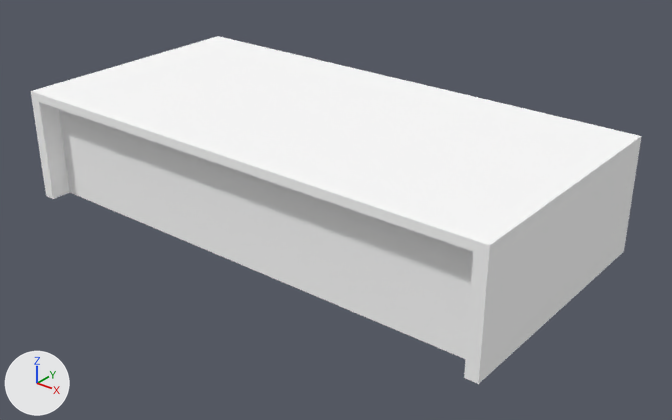
One commit to the glTF model public/3d/item/model__item__room.ofs_3648_0/3648kg_case_15.gltf: the scene before it, then after it.
Camera for both pictures: a 50 mm camera at (2.03, -2.42, 1.58) aimed at (0.1, -0.01, 0.08). The axes (+X, +Y, +Z) are drawn at lower left. The lights are the same throughout. The first picture is the older version.

Objects in the first picture: '3648kg_case_15'.
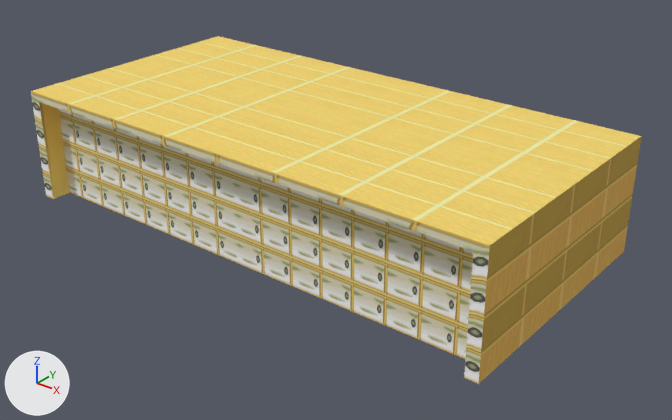
Where the change shows, as pixel boxes (x1, y1, x2, y2) in the pictures (672 x 420 px):
'3648kg_case_15', surface changed (white to yellow): (31, 36, 641, 384) in both

What the commit changed:
Picture 'case_15_2' (img_case_15_2) is new.
Picture 'case_15_0' (img_case_15_0) is new.
Picture 'case_15_1' (img_case_15_1) is new.
In material 'case_15_1' (mat_case_15_1), base_color is no longer (1.0, 1.0, 1.0), white #ffffff.
In material 'case_15_1' (mat_case_15_1), texture is now set to img_case_15_1.
In material 'case_15_0' (mat_case_15_0), base_color is no longer (1.0, 1.0, 1.0), white #ffffff.
In material 'case_15_0' (mat_case_15_0), texture is now set to img_case_15_0.
In material 'case_15_2' (mat_case_15_2), base_color is no longer (1.0, 1.0, 1.0), white #ffffff.
In material 'case_15_2' (mat_case_15_2), texture is now set to img_case_15_2.
